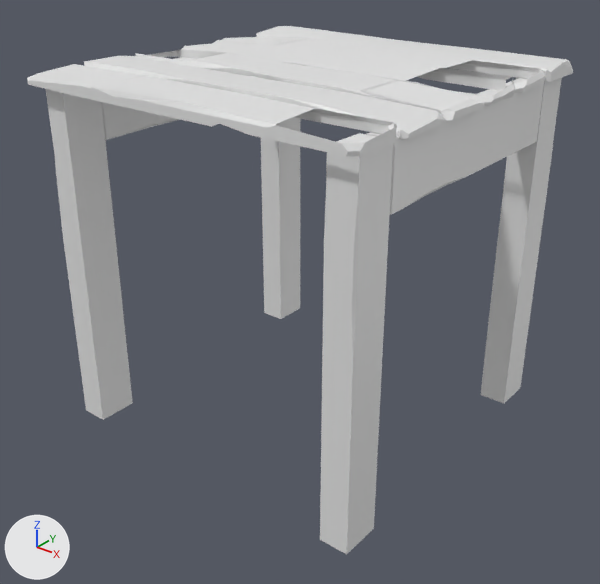
The FBX model Assets/1 - Scripts/BuildingSystem/BuildingSystem_Models/Foundation(Wood)/Foundation.fbx: old version first, new version second.
Rendered twice from a 50 mm lens placed at (1.313, -1.678, 0.894), pointed at (0.015, -0.055, -0.112). Lighting does not change. The marker at lower left points along +X, +Y and +Z. Where no turn or scale is listed for an object, it has been applied to the vertices.

The scene before the commit, as lines of its bpy script (objects in view):
```python
mat_foundation = principled_material('Foundation')
mat_foundation.base_color = (0.8, 0.8, 0.8)  # white #e7e7e7
me_cube_027 = bpy.data.meshes.new('Cube.027')
me_cube_027.from_pydata(...)  # 503 vertices, 340 faces; spans x -0.498..0.497, y -0.496..0.499, z -0.492..0.5
me_cube_027.materials.append(mat_foundation)  # white #e7e7e7
ob_foundation = bpy.data.objects.new('Foundation', me_cube_027)
ob_foundation.location = (0.0, 0.0, 0.0)
```
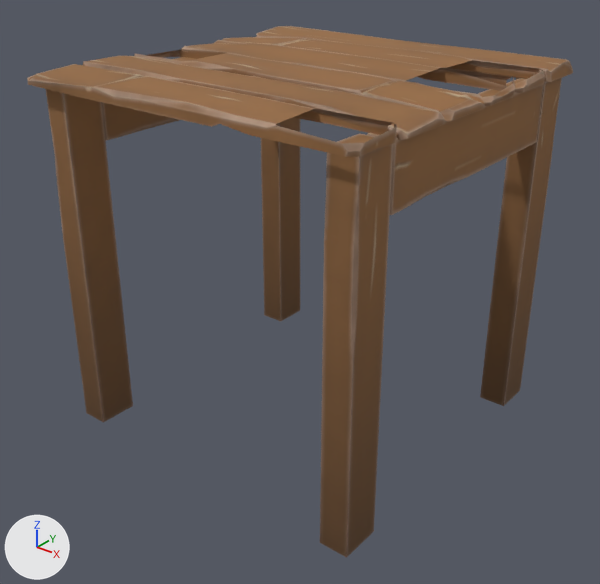
The newer file is also turned or shifted as a whole; pictures and numbers use the older file's frame.

The change, as a list of edits to the scene's bpy script:
```text
Add img_foundation_foundationstairs_normal_png:
    img_foundation_foundationstairs_normal_png = load_image('Foundation_FoundationStairs_Normal.png', 'Texture/Foundation_FoundationStairs_Normal.png', 2048, 2048, 'Non-Color')
Add img_foundation_foundationstairs_roughness_png:
    img_foundation_foundationstairs_roughness_png = load_image('Foundation_FoundationStairs_Roughness.png', 'Texture/Foundation_FoundationStairs_Roughness.png', 2048, 2048, 'Non-Color')
Add img_foundation_foundationstairs_basecolor_png:
    img_foundation_foundationstairs_basecolor_png = load_image('Foundation_FoundationStairs_BaseColor.png', 'Texture/Foundation_FoundationStairs_BaseColor.png', 2048, 2048, 'sRGB')
Change mat_foundation:
    add n2 = _N.new('ShaderNodeTexImage'); n2.name = 'Image Texture'
    add n2.image = img_foundation_foundationstairs_basecolor_png
    add n3 = _N.new('ShaderNodeTexImage'); n3.name = 'Image Texture.001'
    add n3.image = img_foundation_foundationstairs_roughness_png
    add n4 = _N.new('ShaderNodeTexImage'); n4.name = 'Image Texture.002'
    add n4.image = img_foundation_foundationstairs_normal_png
    add n5 = _N.new('ShaderNodeNormalMap'); n5.name = 'Normal Map'
    where n0 = _N.new('ShaderNodeBsdfPrincipled'); n0.name = 'Principled BSDF'
    add _L.new(n2.outputs[0], n0.inputs[0])  # 'Color' to 'Base Color'
    add _L.new(n3.outputs[0], n0.inputs[2])  # 'Color' to 'Roughness'
    add _L.new(n4.outputs[0], n5.inputs[1])  # 'Color' to 'Color'
    add _L.new(n5.outputs[0], n0.inputs[5])  # 'Normal' to 'Normal'
```

Pixel boxes (x1, y1, x2, y2) of what changed, in the pictures (600 x 584 px):
'Foundation', surface changed (grey to brown)
    both: (27, 26, 573, 558)
